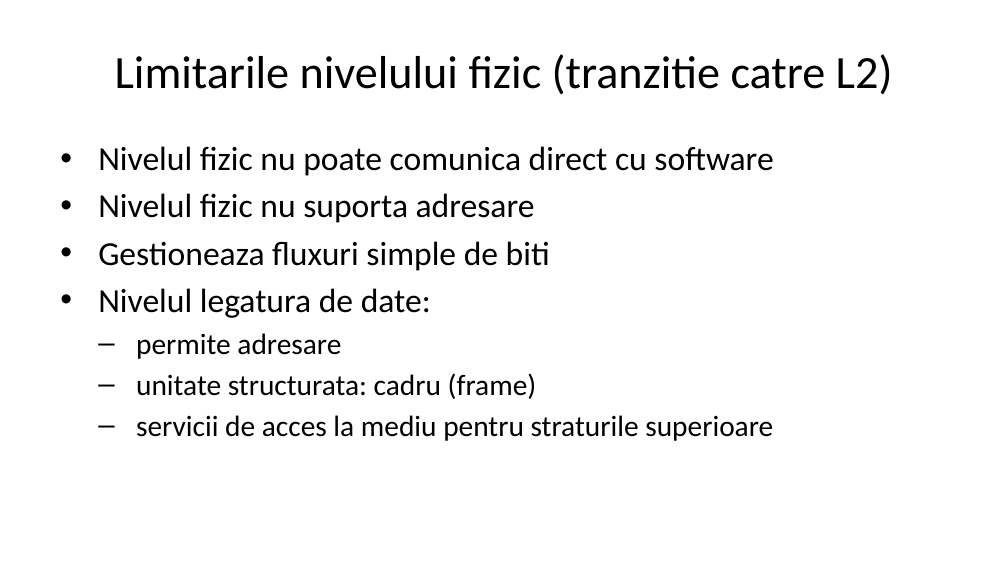
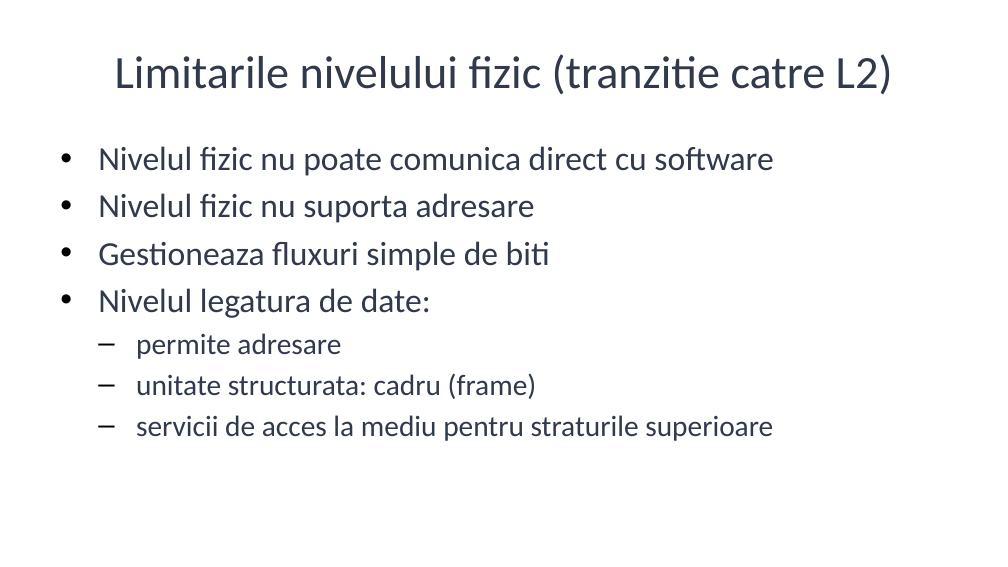
Before and after one commit to hypothetical-andrei/compnet-live-2026, a slide deck: slide 14 of c4/c4-fizic-si-legatura-de-date.pptx. Drawn at 1008x567 pixels with LibreOffice and Linux fonts; fonts in the diff are those of the drawing. Boxes give left, top, right and bottom in pixels: in the first picture for what was removed or moved away, otherwise in the second. Text is boxed around its words. In the diff, an @@ line names an element or a change of style, - is before the commit and + after.

```diff
--- a/c4/c4-fizic-si-legatura-de-date.pptx
+++ b/c4/c4-fizic-si-legatura-de-date.pptx
@@ title "Limitarile nivelului fizic (tranzitie catre ..." at (115, 54, 893, 94): text colour #000000 to #31394D @@
@@ text "Nivelul fizic nu poate comunica ..." at (98, 146, 773, 441): text colour #000000 to #31394D; less space between paragraphs; more space between paragraphs @@
```
Also in this commit, not shown: 36 other slides changed, 45 other files.
